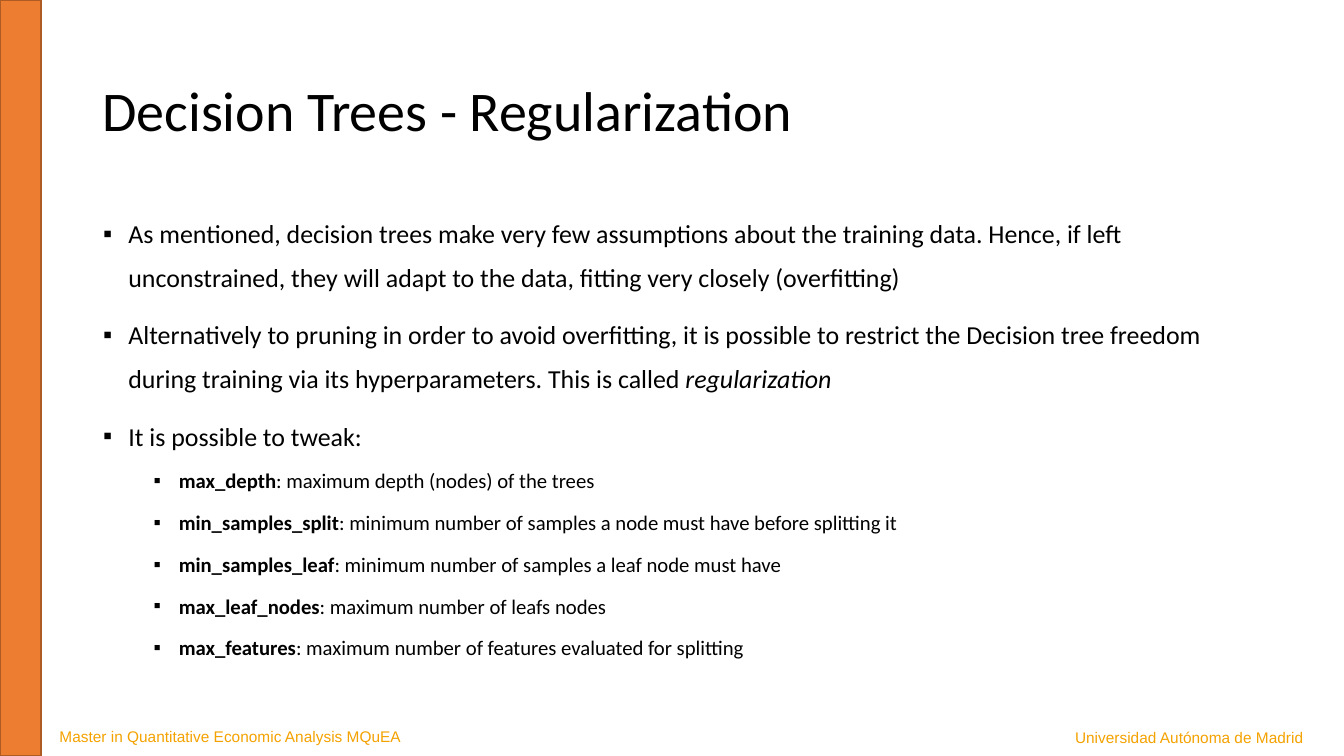
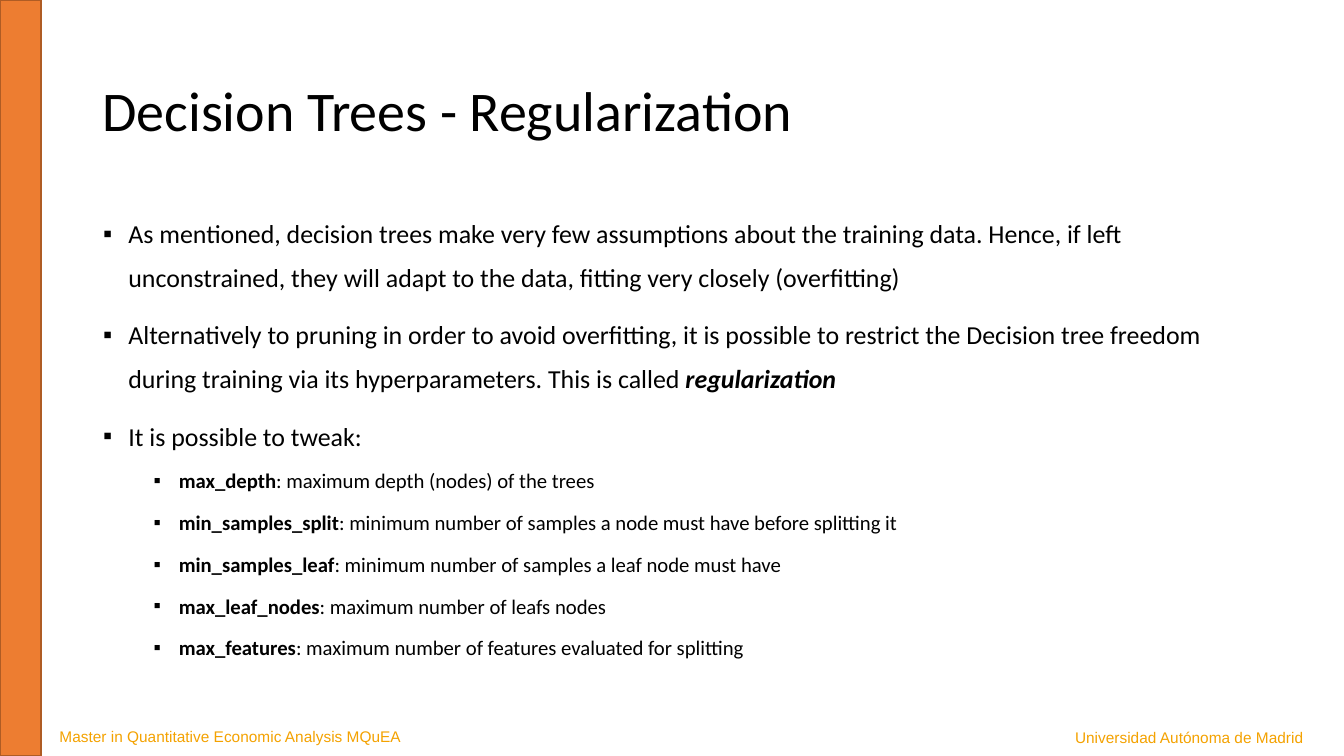
Before and after one commit to JavierBas/IMLEF-MQuEA, a slide deck: slide 13 of Course content/Slides/Topic 5 - Tree-based methods.pptx. Drawn at 1344x756 pixels with LibreOffice and Linux fonts; fonts in the diff are those of the drawing. Boxes give left, top, right and bottom in pixels: in the first picture for what was removed or moved away, otherwise in the second. Text is boxed around its words. In the diff, an @@ line names an element or a change of style, - is before the commit and + after.

```diff
--- a/Course content/Slides/Topic 5 - Tree-based methods.pptx
+++ b/Course content/Slides/Topic 5 - Tree-based methods.pptx
@@ text at (128, 326, 1200, 393): bold on in "regularization" @@
```
Also in this commit, not shown: 1 other slide changed, 6 other files.
